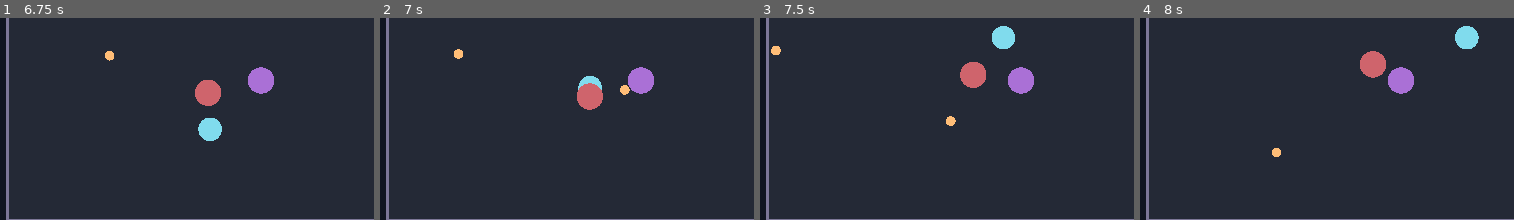
Above: before the commit, frames 1-4 (left to right).
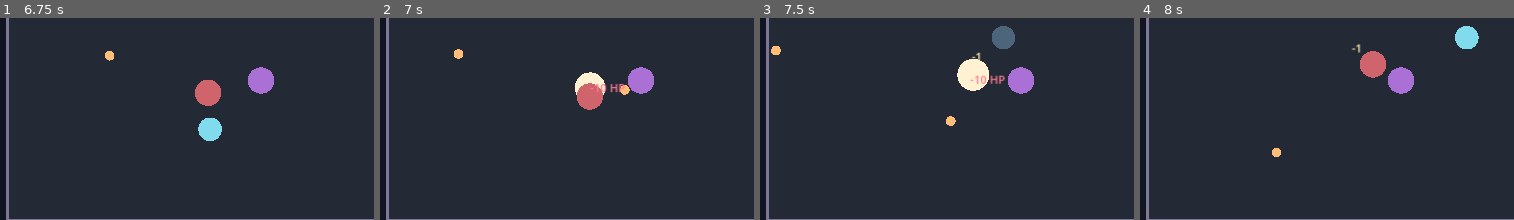
Above: after the commit, the same moments.

Repository: DoctorStrangeSH/Last-Ritual
Game: Godot game, scene res://scenes/topdown_night_prototype.tscn
The game is run twice, just before and just after one commit, with the same random seed, the same clock (stepped at 60 frames per second) and the same inputs. This scene is started directly instead of the project's main scene.
Inputs (mouse positions are % of the whole screen's width and height, from its top left):
- Up to frame 1 (6.75 s): tap Enter at 0.5 s; move the mouse to (74, 47) at 0.52 s; hold Right (ui_right) 0.53-1.28 s; tap R every 0.75 s from 0.6 to 6.6 s; click (74, 47) at 0.67 s; move the mouse to (29, 58) at 1.27 s; hold Down (ui_down) 1.28-2.03 s; click (29, 58) at 1.42 s; move the mouse to (61, 28) at 2.02 s; hold Right (ui_right) 2.03-2.78 s; click (61, 28) at 2.17 s; move the mouse to (45, 75) at 2.77 s; hold Up (ui_up) 2.78-3.53 s; click (45, 75) at 2.92 s; move the mouse to (82, 70) at 3.52 s; hold Left (ui_left) 3.53-5.03 s; click (82, 70) at 3.67 s; move the mouse to (18, 36) at 4.27 s; click (18, 36) at 4.42 s; move the mouse to (55, 53) at 5.02 s; hold Down (ui_down) 5.03-5.78 s; click (55, 53) at 5.17 s; move the mouse to (34, 25) at 5.77 s; hold Right (ui_right) 5.78-6.53 s; click (34, 25) at 5.92 s; move the mouse to (74, 47) at 6.52 s; hold Up (ui_up) from 6.53 s (still down); click (74, 47) at 6.67 s
- Up to frame 2 (7 s): keep holding Up (ui_up)
- Up to frame 3 (7.5 s): move the mouse to (29, 58) at 7.27 s; release Up (ui_up) at 7.28 s; hold Right (ui_right) from 7.28 s (still down); tap R at 7.35 s; click (29, 58) at 7.42 s
- Up to frame 4 (8 s): keep holding Right (ui_right)
The pictures show only the part of the screen within x 0-50%, y 48-98%; the shares and areas given below are measured in that part.

Frame 1 is identical in both runs. In frame 2, 0.6% of the frame differs, in the area x 52-66%, y 26-39%; in frame 3, 1.8%, in the area x 52-69%, y 3-37%; in frame 4, less than 0.1%.

Commit message:
V5: визуальная обратная связь попаданий и получения урона (#89)
* feat(v5): add enemy hit flashes, player damage flash and floating combat numbers

* test(v5): verify hit flashes and floating damage indicators

* docs(v5): mark hub polish complete and track combat feedback

* fix(test): assert enemy hit flash before target is defeated

* docs(v5): clean up completed roadmap statuses and record PR89 test fix

Diff:
--- a/scripts/topdown_night_prototype.gd
+++ b/scripts/topdown_night_prototype.gd
@@ -25,6 +25,8 @@
 var attack_speed_multiplier := 1.0
 var attack_cooldown := 0.0
 var invulnerable_time := 0.0
+var player_hit_flash := 0.0
+var floating_combat_texts: Array[Dictionary] = []
 var run_state := "playing" # playing, won, lost
 
 func _ready() -> void:
@@ -75,6 +77,8 @@
     if hit == -1:
         return false
     enemies[hit]["hp"] -= attack_damage
+    enemies[hit]["hit_flash"] = 0.12
+    floating_combat_texts.append({"pos": enemies[hit]["pos"] + Vector2(0, -22), "text": "-%d" % attack_damage, "time": 0.65, "color": Color("#fff0b0")})
     if enemies[hit]["hp"] <= 0:
         enemies.remove_at(hit)
         night_souls += 1
@@ -185,6 +189,8 @@
     if run_state != "playing" or invulnerable_time > 0.0 or amount <= 0:
         return
     player_hp = maxi(0, player_hp - amount)
+    player_hit_flash = 0.22
+    floating_combat_texts.append({"pos": player_pos + Vector2(0, -26), "text": "-%d HP" % amount, "time": 0.8, "color": Color("#ff7c91")})
     invulnerable_time = 0.75
     if player_hp == 0:
         run_state = "lost"
@@ -196,6 +202,14 @@
         return
     attack_cooldown = maxf(0.0, attack_cooldown - delta)
     invulnerable_time = maxf(0.0, invulnerable_time - delta)
+    player_hit_flash = maxf(0.0, player_hit_flash - delta)
+    for combat_text in floating_combat_texts.duplicate():
+        combat_text["time"] = float(combat_text["time"]) - delta
+        combat_text["pos"] = combat_text["pos"] + Vector2(0, -24.0 * delta)
+        if float(combat_text["time"]) <= 0.0:
+            floating_combat_texts.erase(combat_text)
+    for enemy in enemies:
+        enemy["hit_flash"] = maxf(0.0, float(enemy.get("hit_flash", 0.0)) - delta)
     var direction := Input.get_vector("ui_left", "ui_right", "ui_up", "ui_down")
     if Input.is_key_pressed(KEY_A): direction.x -= 1.0
     if Input.is_key_pressed(KEY_D): direction.x += 1.0
@@ -289,7 +303,7 @@
     draw_rect(Rect2(Vector2.ZERO, Vector2(1152, 648)), Color("#111521"))
     draw_rect(ARENA, Color("#242936"))
     draw_rect(ARENA, Color("#7d7798"), false, 4.0)
-    draw_circle(player_pos, 17.0, Color("#80dbed"))
+    draw_circle(player_pos, 22.0 if player_hit_flash > 0.0 else 17.0, Color("#fff1d1") if player_hit_flash > 0.0 else (Color("#80dbed") if invulnerable_time <= 0.0 or int(invulnerable_time * 16.0) % 2 == 0 else Color("#4c657a")))
     draw_rect(Rect2(48.0, 25.0, 220.0, 18.0), Color("#442c37"))
     draw_rect(Rect2(48.0, 25.0, 220.0 * float(player_hp) / 100.0, 18.0), Color("#cf657a"))
     draw_label("HP %d / 100   ROOM %d / 3   %s   SOULS %d   RELICS %d" % [player_hp, room_index + 1, ROOM_KINDS[room_variant], night_souls, relics.size()], Vector2(280, 41), 17)
@@ -305,9 +319,12 @@
         draw_rect(RESTART_BUTTON, Color("#739bb0"))
         draw_label("RESTART RUN", Vector2(488, 337), 22)
     for enemy in enemies:
-        draw_circle(enemy["pos"], 19.0, Color("#aa70d6") if enemy["ranged"] else Color("#cf646c"))
+        var enemy_color: Color = Color("#fff1d1") if float(enemy.get("hit_flash", 0.0)) > 0.0 else (Color("#aa70d6") if enemy["ranged"] else Color("#cf646c"))
+        draw_circle(enemy["pos"], 23.0 if float(enemy.get("hit_flash", 0.0)) > 0.0 else 19.0, enemy_color)
     for shot in hostile_shots:
         draw_circle(shot["pos"], 7.0, Color("#ffbd77"))
+    for combat_text in floating_combat_texts:
+        draw_label(str(combat_text["text"]), combat_text["pos"], 16, combat_text["color"])
     if reward_available:
         draw_circle(Vector2(576, 325), 24.0, Color("#f4d78c"))
         draw_label("CHOOSE ONE RELIC", Vector2(480, 425), 23)
--- a/tests/topdown_smoke.gd
+++ b/tests/topdown_smoke.gd
@@ -283,7 +283,10 @@
     check(game.enemies[1]["ranged"], "Ranged enemy is present")
     check(not game.next_room() and not game.choose_route(1), "Room routes remain locked while enemies live")
     game.player_pos = Vector2(560.0, 240.0)
-    for i in range(3):
+    game.attack_cooldown = 0.0
+    check(game.attack(Vector2(570.0, 240.0)), "Hero can attack first enemy")
+    check(game.floating_combat_texts.size() == 1 and game.enemies[0].get("hit_flash", 0.0) > 0.0, "Successful hit spawns damage number and enemy hit flash")
+    for i in range(2):
         game.attack_cooldown = 0.0
         check(game.attack(Vector2(570.0, 240.0)), "Hero can attack first enemy")
     check(game.enemies.size() == 1 and game.night_souls == 1, "First enemy defeated and awards a soul")
Not shown, changed: docs/ROADMAP.md
